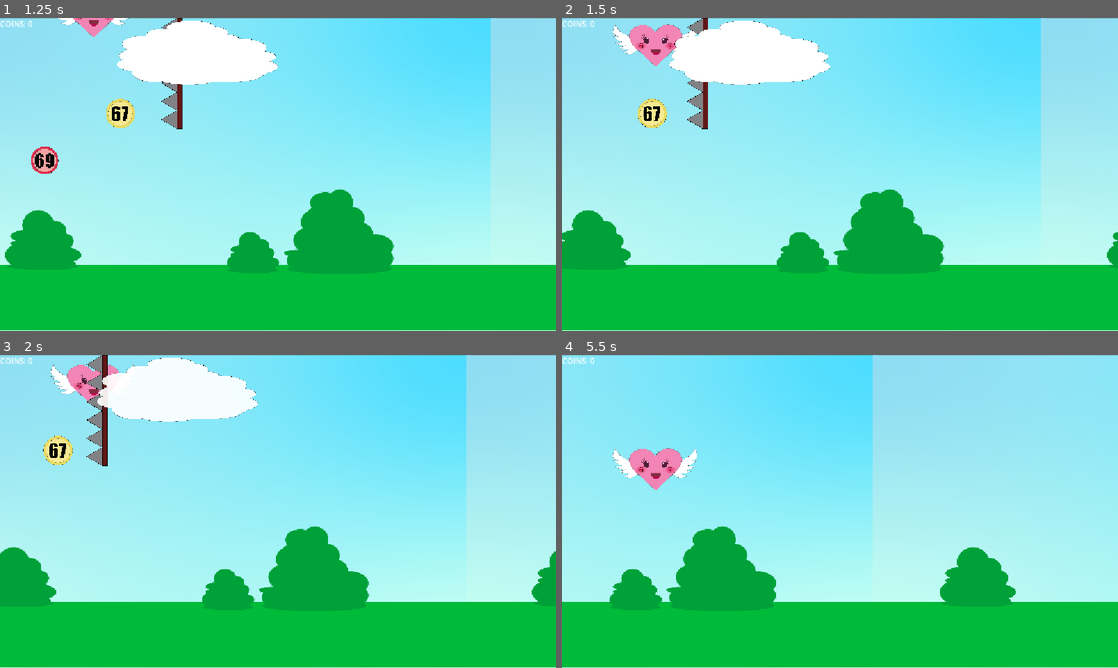
Above: before the commit, frames 1-4 (two rows, left to right).
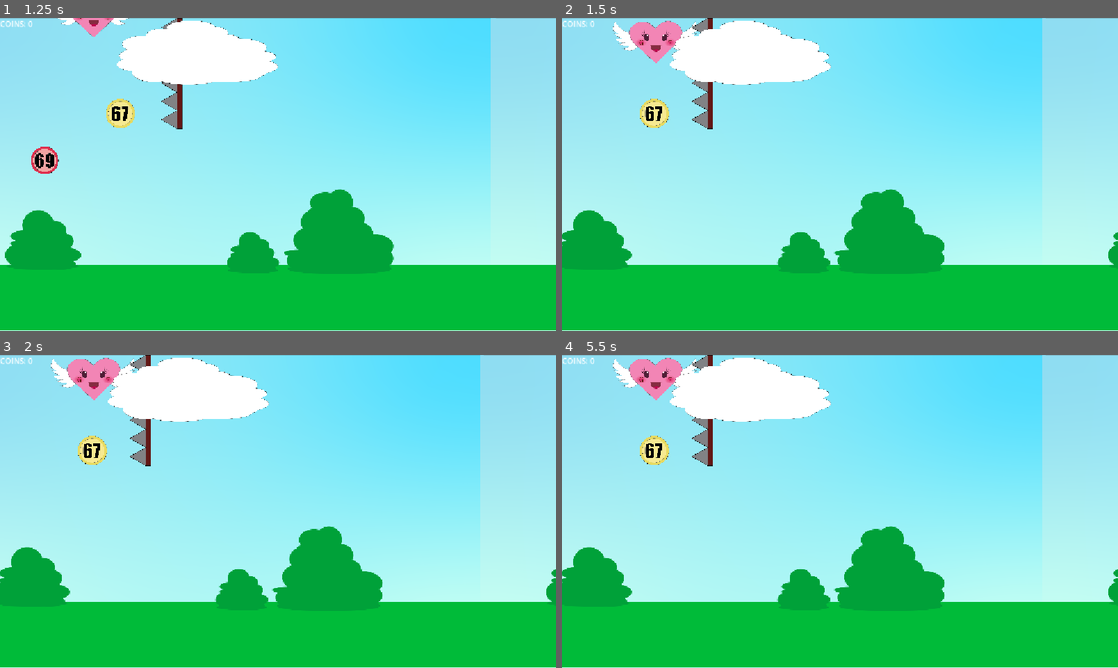
Above: after the commit, the same moments.

Repository: leadomic0909/bounce-back-67
Game: Godot game, scene res://BounceBack67.tscn
The game is run twice, just before and just after one commit, with the same random seed, the same clock (stepped at 60 frames per second) and the same inputs.
Inputs:
- Up to frame 1 (1.25 s): hold Up (ui_up) from 0.53 s (still down)
- Up to frame 2 (1.5 s): release Up (ui_up) at 1.28 s; hold Down (ui_down) from 1.28 s (still down)
- Up to frame 3 (2 s): keep holding Down (ui_down)
- Up to frame 4 (5.5 s): release Down (ui_down) at 2.03 s; hold Up (ui_up) 2.03-3.53 s; hold Down (ui_down) from 3.53 s (still down)

Frame 1 is identical in both runs. In frame 2, 1.7% of the frame differs, in the area x 0-100%, y 0-81%; in frame 3, 7.5%; in frame 4, 41%, in the area x 0-100%, y 0-82%.

Commit message:
a

Diff:
--- a/prepreka_1.gd
+++ b/prepreka_1.gd
@@ -1,4 +1,25 @@
+
 extends Area2D
-@export var speed = 300
-func _process (delta):
-	position.x -= speed*delta
+
+@export var speed: float = 300.0
+var game_over = false
+
+func _ready():
+	body_entered.connect(_on_body_entered)
+
+func _process(delta):
+	if not game_over:
+		position.x -= speed * delta
+
+func _on_body_entered(body):
+	if body.name == "Player" and not game_over:
+		game_over = true
+
+		var poruka = get_tree().current_scene.find_child("MessageLabel", true, false)
+
+		if poruka != null:
+			poruka.text = "GAME OVER!"
+		else:
+			print("GAME OVER")
+
+		Engine.time_scale = 0.0
